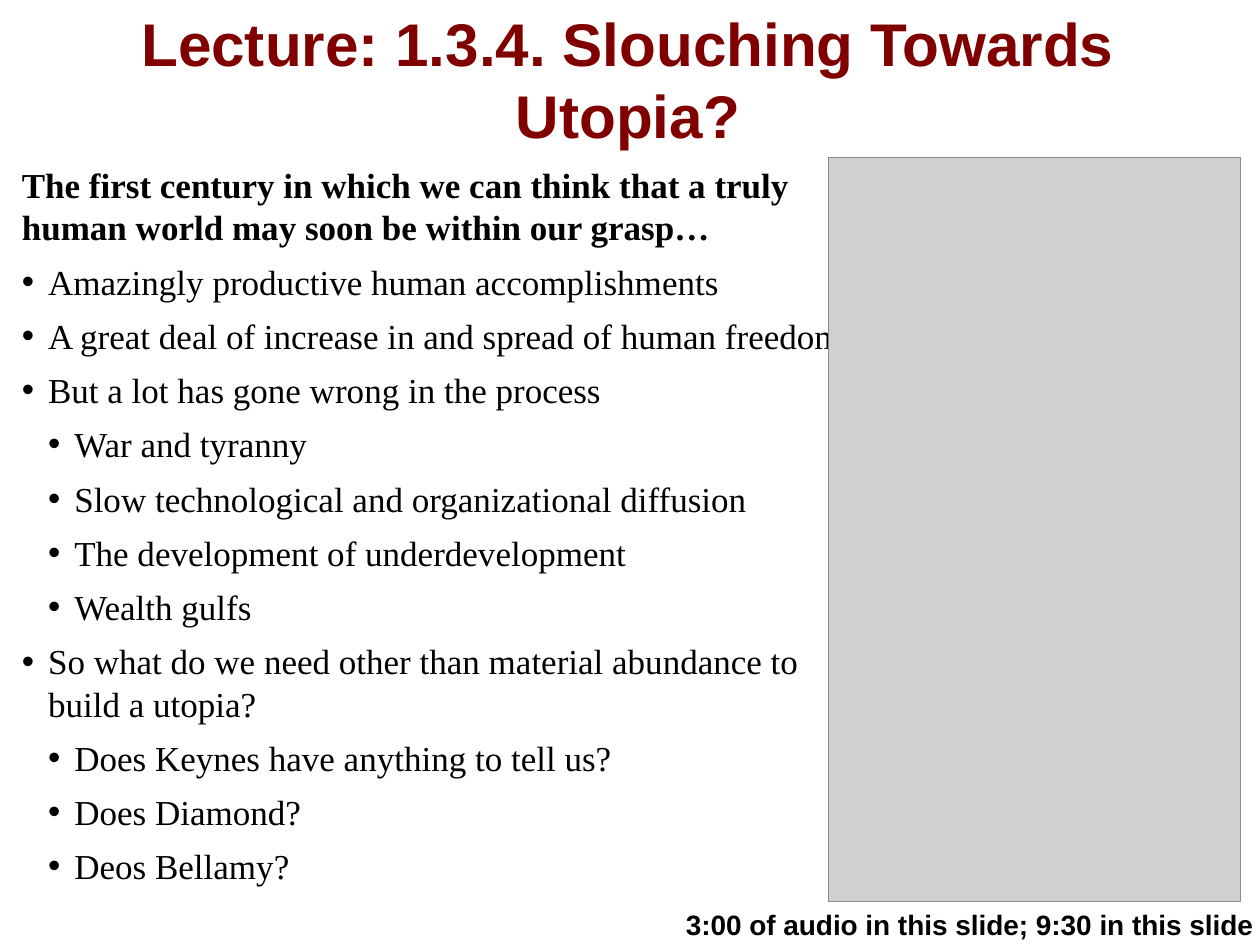
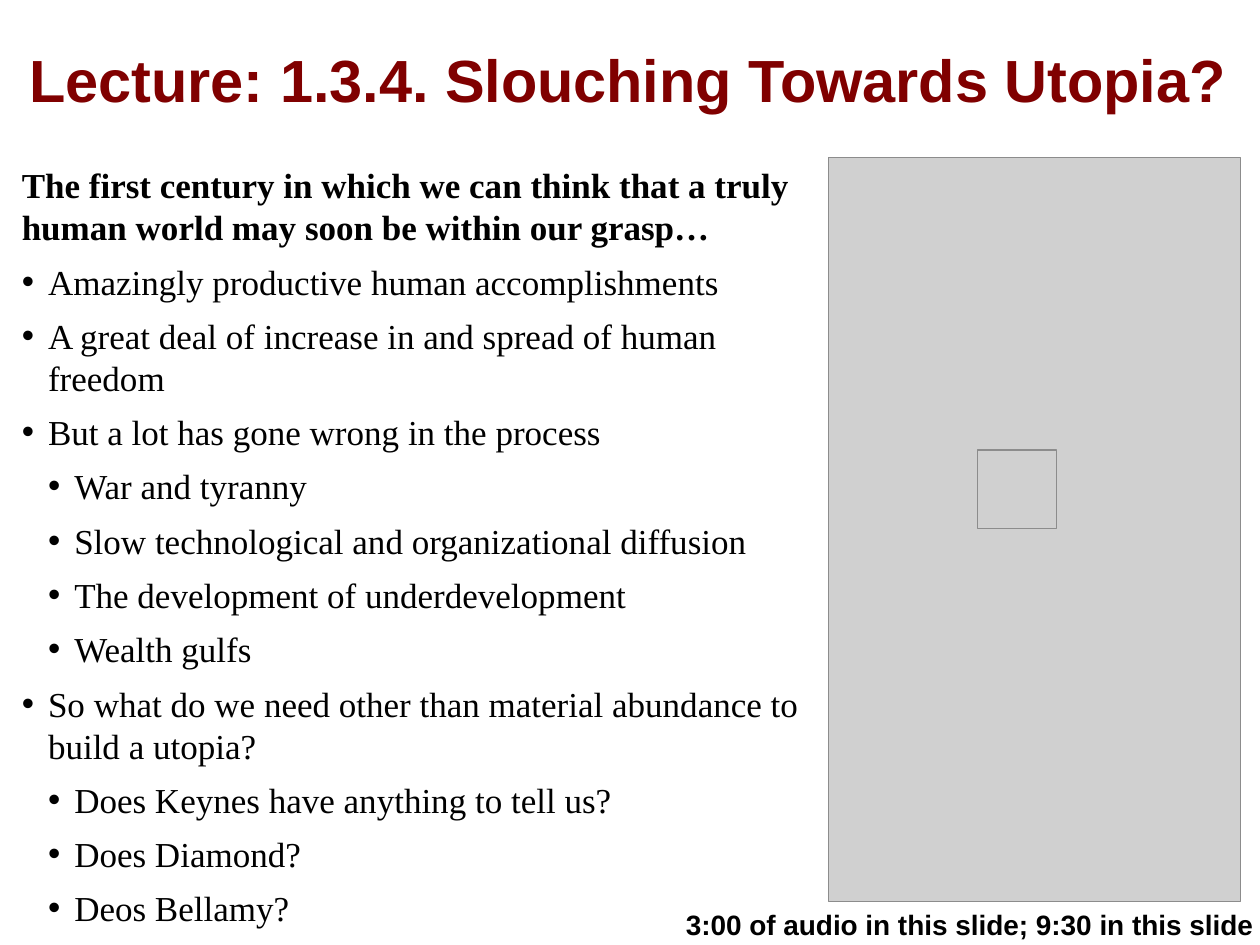
Before and after one commit to flumenhabitans/public-files, a slide deck: slide 1 of econ-115-module-1-lecture-3.4-slouching?-#tceh.pptx (slide 2 before the commit). Drawn at 1260x945 pixels with LibreOffice and Linux fonts; fonts in the diff are those of the drawing; grey boxes stand for pictures. Boxes give left, top, right and bottom in pixels: in the first picture for what was removed or moved away, otherwise in the second. Text is boxed around its words. In the diff, an @@ line names an element or a change of style, - is before the commit and + after.

```diff
--- a/econ-115-module-1-lecture-3.4-slouching?-#tceh.pptx
+++ b/econ-115-module-1-lecture-3.4-slouching?-#tceh.pptx
@@ title "Lecture: 1.3.4. Slouching Towards Utopia?" at <box>29,59,1226,113</box>: size 34.4 to 34 pt @@
@@ text "The first century in which ..." rewrapped from <box>22,173,842,887</box> to <box>22,173,798,929</box> @@
@@ picture added at <box>978,450,1057,529</box> @@
```
Also in this commit, not shown: 1 other slide changed, 1 slide removed.
